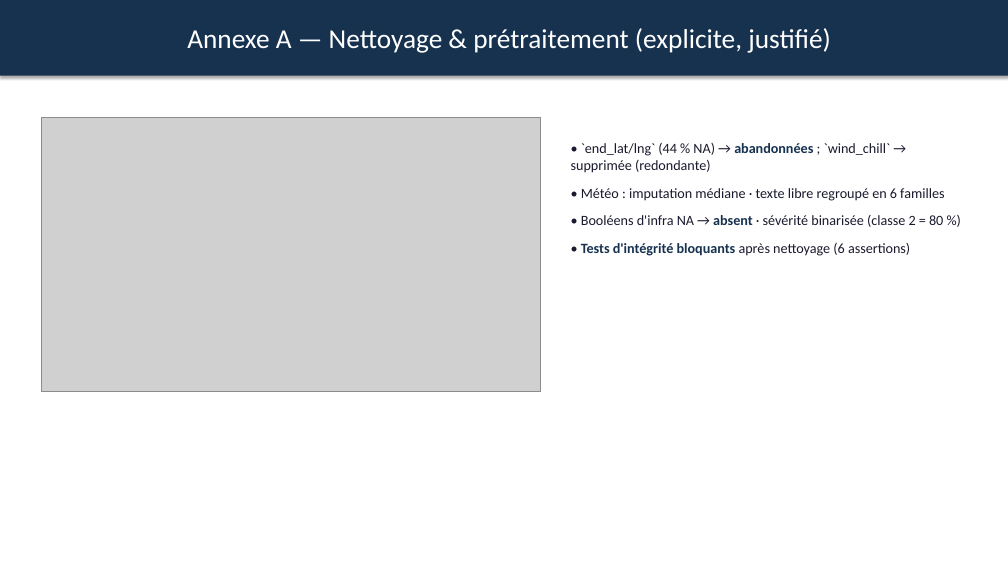
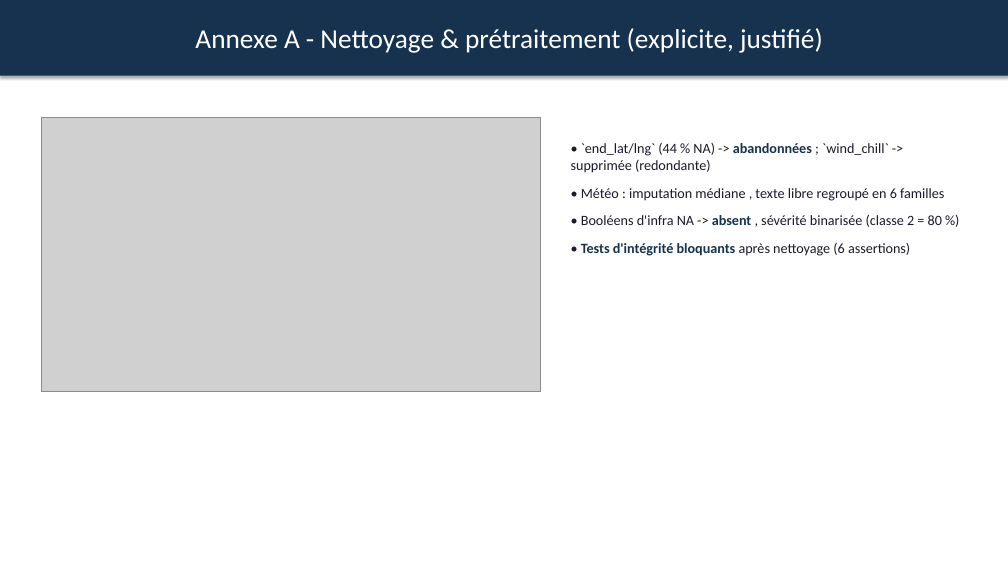
Before and after one commit to SabaMG/xploring, a slide deck: slide 16 of presentation/presentation_finale.pptx. Drawn at 1008x567 pixels with LibreOffice and Linux fonts; fonts in the diff are those of the drawing; grey boxes stand for pictures. Boxes give left, top, right and bottom in pixels: in the first picture for what was removed or moved away, otherwise in the second. Text is boxed around its words. In the diff, an @@ line names an element or a change of style, - is before the commit and + after.

Commit message:
Nettoyage typographique et allègement des commentaires
Uniformisation des tirets et flèches dans le code, les README et le rapport,
docstrings raccourcis, régénération du poster et des slides.

```diff
--- a/presentation/presentation_finale.pptx
+++ b/presentation/presentation_finale.pptx
@@ text in rectangle at bbox=[195, 28, 823, 53]: text changed @@
-Annexe A — Nettoyage & prétraitement (explicite, justifié)
+Annexe A - Nettoyage & prétraitement (explicite, justifié)
@@ text at bbox=[571, 143, 944, 227]: text changed @@
-• `end_lat/lng` (44 % NA) → abandonnées ; `wind_chill` → supprimée (redondante)
-• Météo : imputation médiane · texte libre regroupé en 6 familles
-• Booléens d'infra NA → absent · sévérité binarisée (classe 2 = 80 %)
+• `end_lat/lng` (44 % NA) -> abandonnées ; `wind_chill` -> supprimée (redondante)
+• Météo : imputation médiane , texte libre regroupé en 6 familles
+• Booléens d'infra NA -> absent , sévérité binarisée (classe 2 = 80 %)
```
Also in this commit, not shown: 18 other slides changed, 17 other files.
